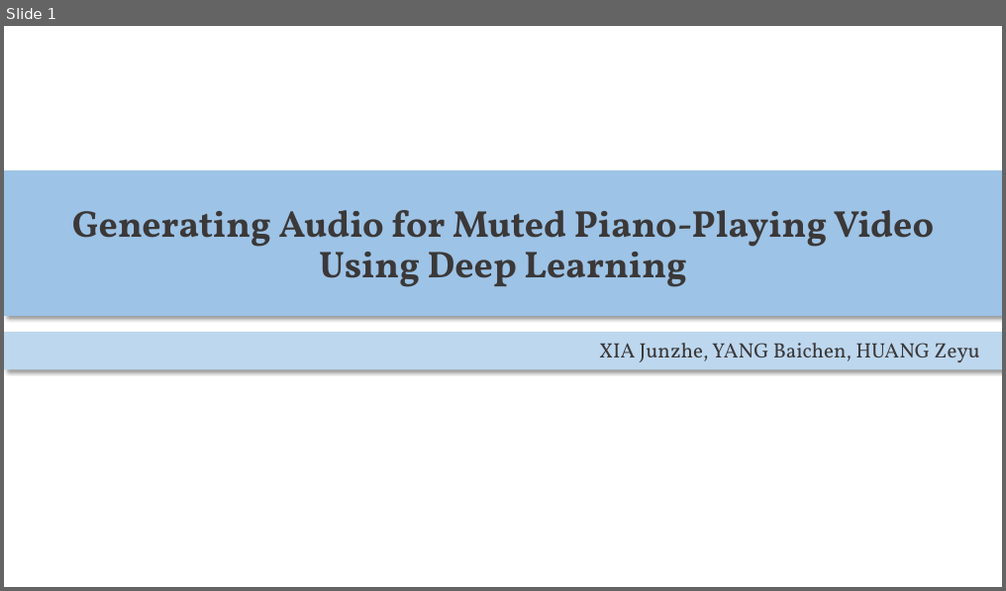
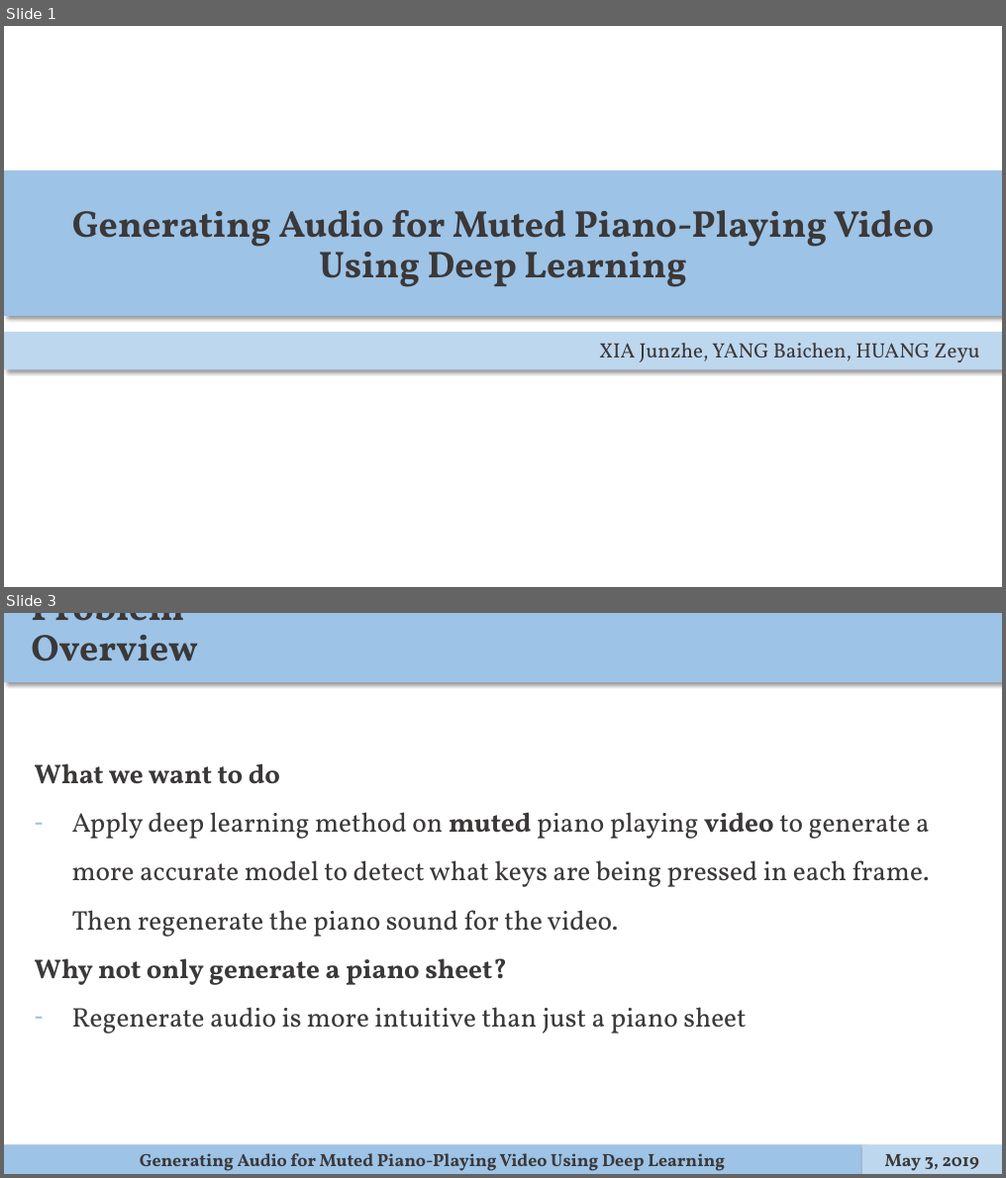
Before and after one commit to ppfish45/AI-Pianist, a slide deck: presentation_slides/slides.pptx. Shown one above the other, each under a label of ours: slide 1 before the commit, slides 1 and 3 after it; the slides between them are not shown. The pictures are 1006x591 and 1006x1178 pixels, drawn with LibreOffice and Linux fonts; fonts in the diff are those of the drawing. Boxes give left, top, right and bottom in pixels: in the first picture for what was removed or moved away, otherwise in the second. Text is boxed around its words. In the diff, an @@ line names an element or a change of style, - is before the commit and + after.

```diff
--- a/presentation_slides/slides.pptx
+++ b/presentation_slides/slides.pptx
@@ slide 3 added at [4, 613, 1002, 1174], background #FFFFFF @@
@@ rectangle added at [4, 613, 1002, 682], fill #9DC3E6 @@
@@ text added at [31, 613, 197, 662], 36 pt, text #3B3838, bold @@
+Problem Overview
@@ text added at [35, 763, 930, 1034], 26 pt, text #3B3838 @@
+What we want to do
+– Apply deep learning method on muted piano playing video to generate a more accurate model to detect what keys are being pressed in each frame. Then regenerate the piano sound for the video.
+Why not only generate a piano sheet?
+– Regenerate audio is more intuitive than just a piano sheet
@@ rectangle added at [4, 1146, 862, 1174], fill #9DC3E6 @@
@@ rectangle added at [862, 1146, 1002, 1174], fill #BDD7EE @@
@@ text added at [140, 1154, 725, 1171], 17 pt, text #3B3838, bold @@
+Generating Audio for Muted Piano-Playing Video Using Deep Learning
@@ text added at [885, 1155, 979, 1171], 17 pt, text #3B3838, bold @@
+May 3, 2019
```
Also in this commit, not shown: 1 slide changed.
